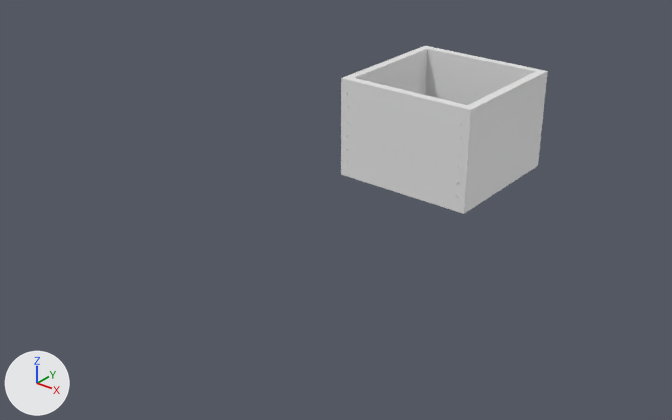
An edit to the Blender file blender_files/box2.blend, drawn before and after from the same camera.
Before and after are seen from a 50 mm lens placed at (370.0, -438.0, 227.0), pointed at (74.0, -67.0, -3.0). Every picture has the same lights, and +X, +Y and +Z are marked at lower left.

In view in the first picture: 'Plane', 'SOC_Back.fillets', 'SOC_Front.fillets', 'SOC_Left.fillets', 'SOC_Right.fillets'.
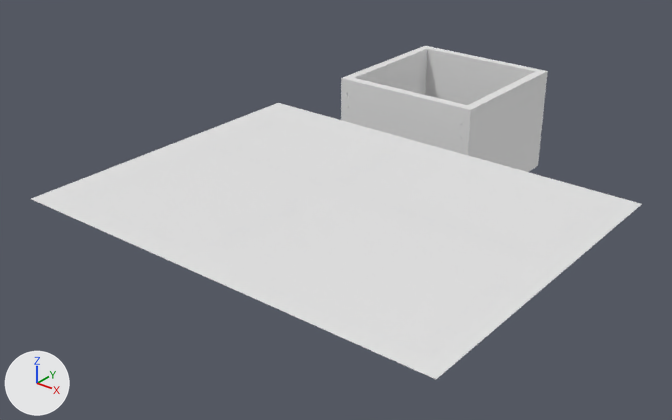
Location of each change, (x1, y1, x2, y2) in pixels of the pictures (672 x 420 px):
'Bounding Frame', shown: after (31, 103, 642, 379)
'Front.preview', added: after (232, 215, 520, 356)
'Back.preview', added: after (365, 156, 613, 259)
'Left.preview', added: after (72, 156, 297, 251)
'Right.preview', added: after (206, 112, 404, 185)
'Plane', unchanged, covered by the edit: before (433, 73, 501, 105)

The edits, one by one:
me_mesh_260 has 4 vertices, 1 face and spans x -60.0..182.0, y -124.0..45.0, z 0.0.
me_mesh_260 is used by ob_bounding_frame; location (50.1, -66.0, 29.9).
Part 1, on me_mesh_260:
Vertex 0 of me_mesh_260 moves from (182.0, -124.0, 0.0) to (179.0, -139.0, 0.0) at pixel (436, 379).
Vertex 1 of me_mesh_260 moves from (182.0, 45.0, 0.0) to (179.0, 45.0, 0.0) at pixel (642, 203).
Vertex 3 of me_mesh_260 moves from (-60.0, -124.0, 0.0) to (-60.0, -139.0, 0.0) at pixel (30, 198).
Mesh me_plane_011 is new.
It has 50 vertices, 1 face, 4 loose edges and spans x -50.0..50.0, y -35.0..35.0, z 0.0.
Object 'Bounding Frame' (ob_bounding_frame) is now shown.
Object 'Right.preview' (ob_right_preview) is new; it shows me_plane_011.
Its location is (50.1, -66.0, 29.9).
Object 'Left.preview' (ob_left_preview) is new; it shows a copy of me_plane_011.
Its location is (50.1, -157.0, 29.9).
Object 'Front.preview' (ob_front_preview) is new; it shows a copy of the mesh of ob_front.
Its location is (169.4, -160.0, 29.9).
Object 'Back.preview' (ob_back_preview) is new; it shows a copy of the mesh of ob_front.
Its location is (169.0, -66.0, 29.9).
